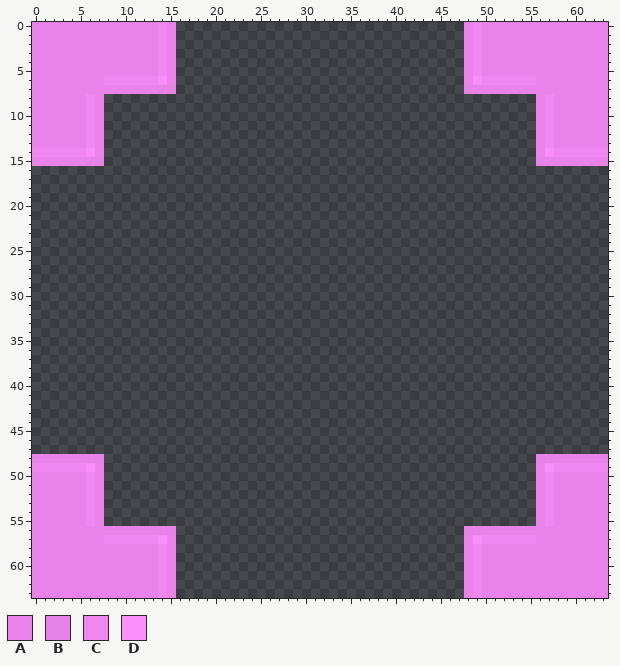
File history of a pixel-art sprite, textures/single_blocks/Target.png. Above, as it was before the edit.
The file is 64x64 pixels. Pixels under 10% opacity are left out. Colours within 5 levels of each other are drawn and written as one.
Palette (. is transparent): A #e982e9  B #eb86ebf7  C #f188f1  D #fa8ffa
The same view after the edit:
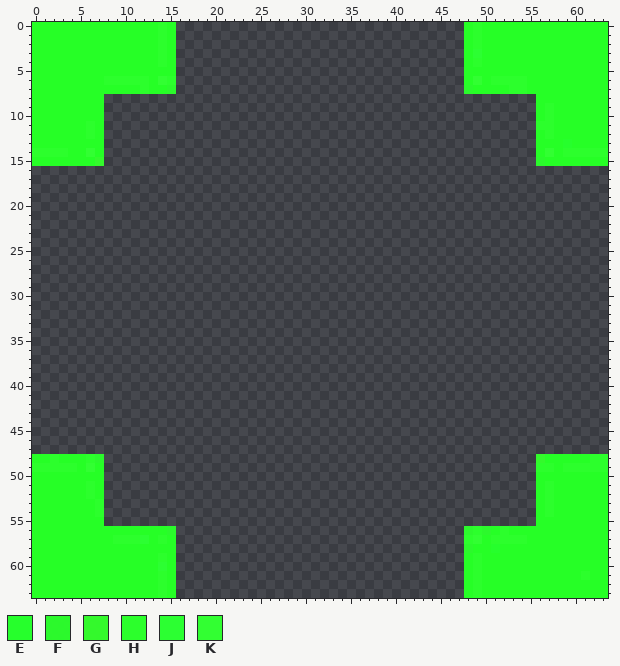
Colours new in this view: E #26ff2c  F #2bff2bf7  G #33ff2bf7  H #2cff2c  J #2cff32  K #32ff32
Commit: updated target texture (green)
The exact change:
colour A: #e982e9 -> #26ff26
y 0..2: x 14 C -> H; x 49 C -> H
y 3: x 14 C -> H; x 49 C -> J
y 4: x 14 C -> H; x 49 C -> H
y 5: x 14 C -> A; x 49 C -> A
y 6: x 8..15 CCCCCCDA -> HHHHHAKH; x 49..55 DCCCCCC -> KAHHHHA
y 7: x 12 A -> H; x 15 B -> F; x 48 B -> F; x 53..54 AA -> HH
y 8: x 6 C -> A; x 57 C -> A
y 9..10: x 6 C -> A; x 57 C -> H
y 11: x 6 C -> H; x 56..57 AC -> HH
y 12: x 6 C -> H; x 57 C -> H
y 13: x 6 C -> A; x 57 C -> A; x 59 A -> E
y 14: x 0..6 CCCCCCD -> HHHHAAK; x 57..63 DCCCCCC -> KAHHHHH
y 15: x 7 B -> G; x 56 B -> F
y 48: x 2 A -> H; x 6..7 AB -> HF; x 56 B -> G; x 62..63 AA -> HH
y 49: x 0..6 CCCCCCD -> HHHHHAK; x 56..63 ADCCCCCC -> HHAHHHHH
y 50: x 6 C -> A; x 57 C -> A
y 51..52: x 6 C -> H; x 57 C -> H
y 53..54: x 6..7 CA -> AH; x 57 C -> H
y 55: x 6 C -> A; x 57 C -> A
y 56: x 15 B -> F; x 48..50 BAA -> FHF; x 52 A -> H
y 57: x 8..14 CCCCCCD -> AHHHJAH; x 48..55 ADCCCCCC -> HKAHHHHA
y 58: x 14 C -> A; x 48..49 AC -> FA; x 51 A -> E
y 59: x 14 C -> H; x 49 C -> H
y 60: x 14 C -> J; x 49 C -> H
y 61: x 14 C -> H; x 49 C -> H; x 61 A -> H
y 62..63: x 14 C -> H; x 49 C -> H
Boxes around the changes in both pictures, in picture pixels (x1, y1, x2, y2):
changed: (32, 22, 176, 166)
changed: (464, 22, 608, 166)
changed: (32, 454, 176, 598)
changed: (464, 454, 608, 598)
